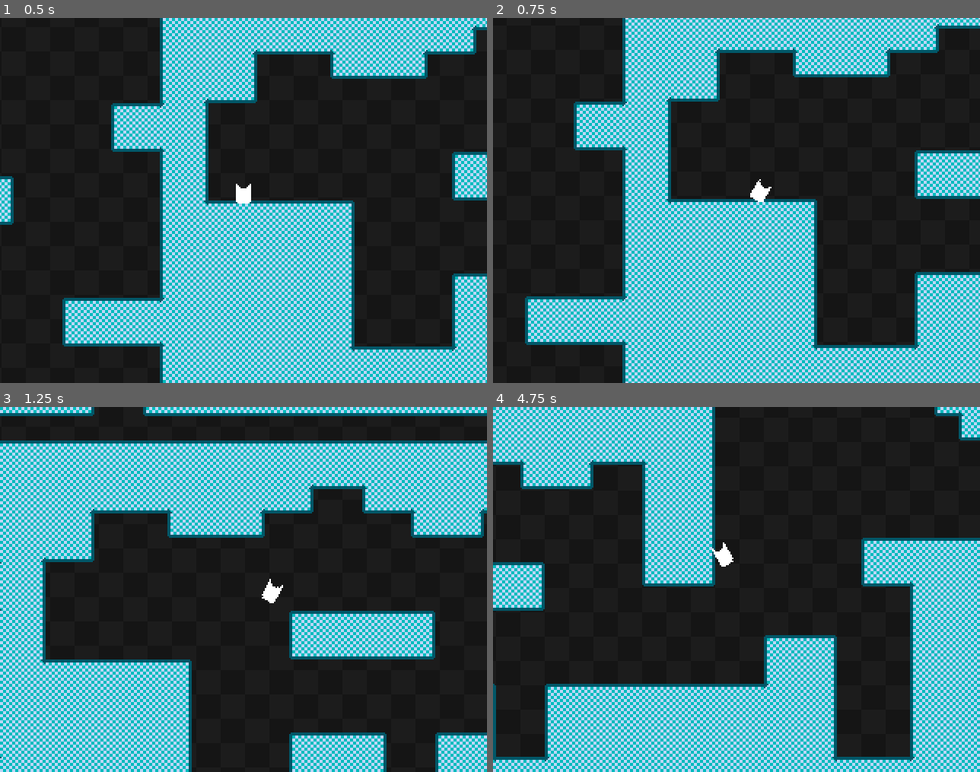
Above: before the commit, frames 1-4 (two rows, left to right).
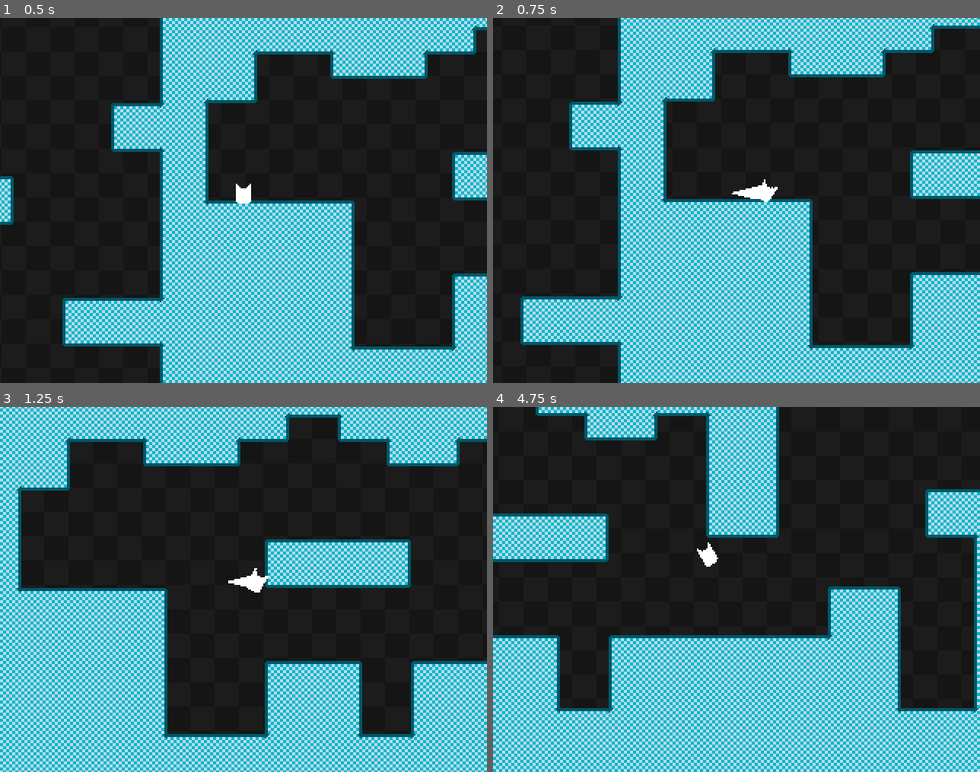
Above: after the commit, the same moments.

Repository: deltea/Gravity
Game: Godot game, scene res://main.tscn
Same seed, same stepped clock (60 frames per second), same inputs: the game is played once before the commit and once after it.
Inputs:
- Up to frame 1 (0.5 s): no input
- Up to frame 2 (0.75 s): hold D (right) from 0.53 s (still down); tap Shift (transform) at 0.6 s
- Up to frame 3 (1.25 s): keep holding D (right); tap Space (jump) at 0.77 s
- Up to frame 4 (4.75 s): tap Shift (transform) every 0.75 s from 1.35 to 4.35 s; tap Space (jump) at 1.52, 3.02, 3.77, 4.52 s; release D (right) at 2.03 s; hold A (left) 2.03-2.78 s; hold D (right) 2.78-4.28 s; hold A (left) from 4.28 s (still down)

Frame 1 is identical in both runs. In frame 2, 25% of the frame differs, in the area x 5-100%, y 0-100%; in frame 3, 63%; in frame 4, 67%, in the area x 0-100%, y 0-100%.

Commit message:
🦸 flying!

Diff:
--- a/player.gd
+++ b/player.gd
@@ -1,12 +1,21 @@
 extends CharacterBody2D
 class_name Player
 
+enum { RUN, FLY }
+
+@export_group("Running")
 @export var run_speed = 180
 @export var jump_velocity = 320
 @export var gravity = 980
 @export var fall_gravity = 1800
 @export var double_jump = true
 
+@export_group("Flying")
+@export var fly_speed = 240
+@export var acceleration = 1800
+@export var deceleration = 1800
+
+@export_group("Animation")
 @export var stretch = 1.8
 @export var squash = 1.8
 @export var squash_stretch_smoothing = 4
@@ -14,7 +23,9 @@
 @export var rotation_smoothing = 1000
 
 @onready var sprite := $Sprite
+@onready var trail := $Trail
 
+var state = RUN
 var original_scale = Vector2.ONE
 var run_rotation = 0
 var double_jump_rotation = 0
@@ -28,6 +39,11 @@
 	sprite.rotation_degrees = move_toward(sprite.rotation_degrees, run_rotation + double_jump_rotation, rotation_smoothing * delta)
 
 func _physics_process(delta: float) -> void:
+	match state:
+		RUN: run_state(delta)
+		FLY: fly_state(delta)
+
+func run_state(delta: float):
 	if not is_on_floor():
 		if velocity.y > 0:
 			velocity.y += fall_gravity * delta
@@ -54,8 +70,9 @@
 				double_jump_rotation += (1.0 if input == 0 else input) * 360
 				can_double_jump = false
 
-	if is_on_wall():
-		pass
+	if Input.is_action_just_pressed("transform"):
+		state = FLY
+		trail.enable()
 
 	var was_on_floor = is_on_floor()
 
@@ -63,3 +80,16 @@
 
 	if not was_on_floor and is_on_floor():
 		sprite.scale = Vector2(original_scale.x * squash, original_scale.y / squash)
+
+func fly_state(delta: float):
+	var input := Input.get_vector("left", "right", "up", "down")
+	if input:
+		velocity = velocity.move_toward(input * fly_speed, acceleration * delta)
+	else:
+		velocity = velocity.move_toward(Vector2.ZERO, deceleration * delta)
+
+	if Input.is_action_just_pressed("transform"):
+		state = RUN
+		trail.disable()
+
+	move_and_slide()
--- a/player.tscn
+++ b/player.tscn
@@ -1,7 +1,8 @@
-[gd_scene load_steps=4 format=3 uid="uid://o63hvo6vk6iw"]
+[gd_scene load_steps=5 format=3 uid="uid://o63hvo6vk6iw"]
 
 [ext_resource type="Texture2D" uid="uid://b2n37avqy4hfc" path="res://assets/player.png" id="1_igxjj"]
 [ext_resource type="Script" path="res://player.gd" id="1_in1dq"]
+[ext_resource type="PackedScene" uid="uid://bqkfbf7544rt" path="res://trail.tscn" id="3_r48iw"]
 
 [sub_resource type="RectangleShape2D" id="RectangleShape2D_xck2d"]
 size = Vector2(10, 8)
@@ -24,3 +25,6 @@
 [node name="CollisionShape" type="CollisionShape2D" parent="."]
 position = Vector2(0, -5)
 shape = SubResource("RectangleShape2D_xck2d")
+
+[node name="Trail" parent="." instance=ExtResource("3_r48iw")]
+position = Vector2(0, -5)
--- /dev/null
+++ b/trail.gd
@@ -0,0 +1,29 @@
+extends Line2D
+class_name Trail
+
+@export var trail_length = 15
+
+var queue: Array[Vector2]
+var enabled = false
+
+func _process(_delta: float) -> void:
+	if not enabled: return
+
+	var pos = get_parent().global_position
+
+	queue.push_front(pos)
+	if queue.size() > trail_length:
+		queue.pop_back()
+
+	clear_points()
+
+	for point in queue:
+		add_point(point)
+
+func enable():
+	enabled = true
+
+func disable():
+	enabled = false
+	clear_points()
+	queue = []
--- /dev/null
+++ b/trail.tscn
@@ -0,0 +1,13 @@
+[gd_scene load_steps=3 format=3 uid="uid://bqkfbf7544rt"]
+
+[ext_resource type="Script" path="res://trail.gd" id="1_b1d3e"]
+
+[sub_resource type="Curve" id="Curve_1f21s"]
+_data = [Vector2(0, 1), 0.0, 0.0, 0, 0, Vector2(1, 0), 0.0, 0.0, 0, 0]
+point_count = 2
+
+[node name="Trail" type="Line2D"]
+top_level = true
+z_index = -10
+width_curve = SubResource("Curve_1f21s")
+script = ExtResource("1_b1d3e")
